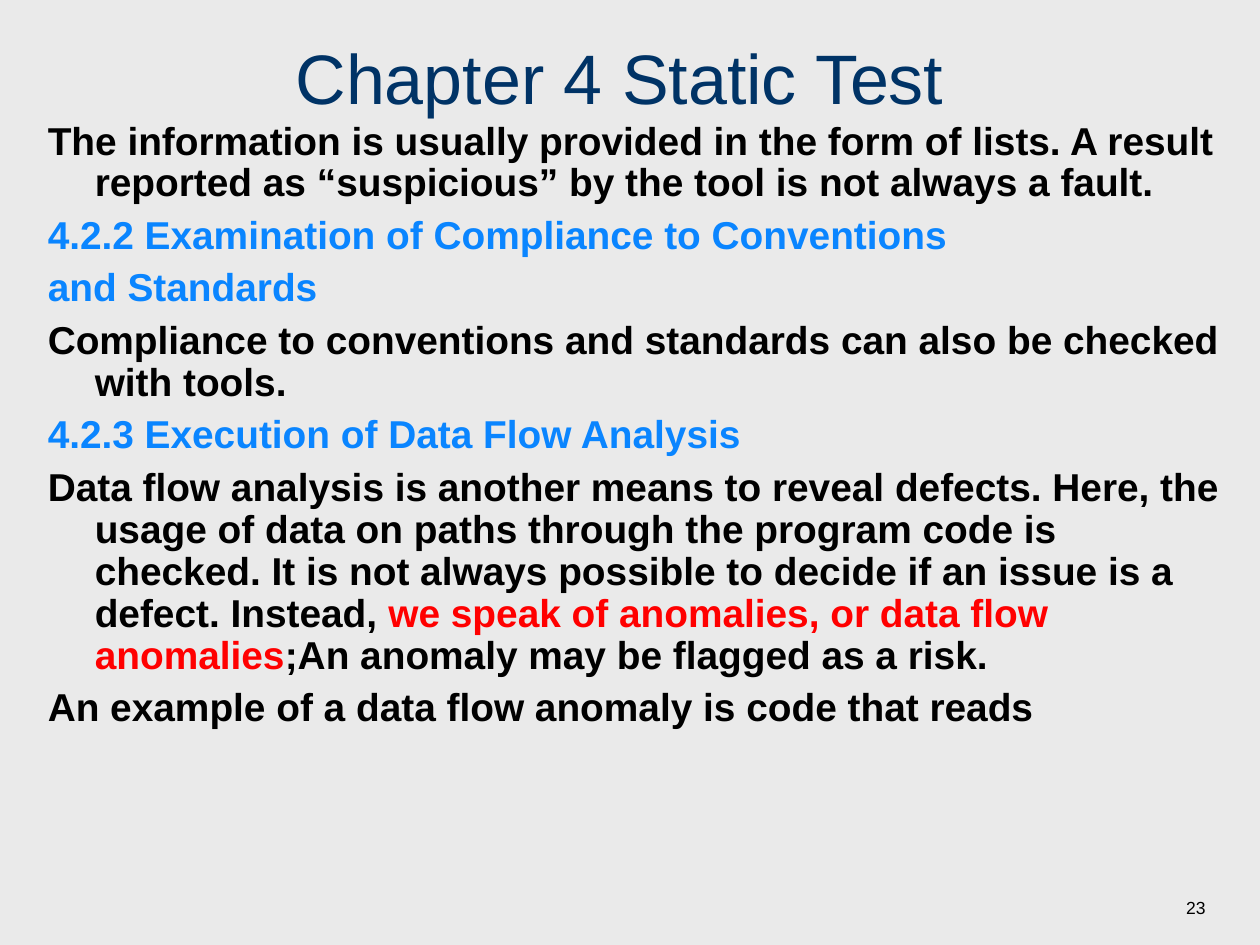
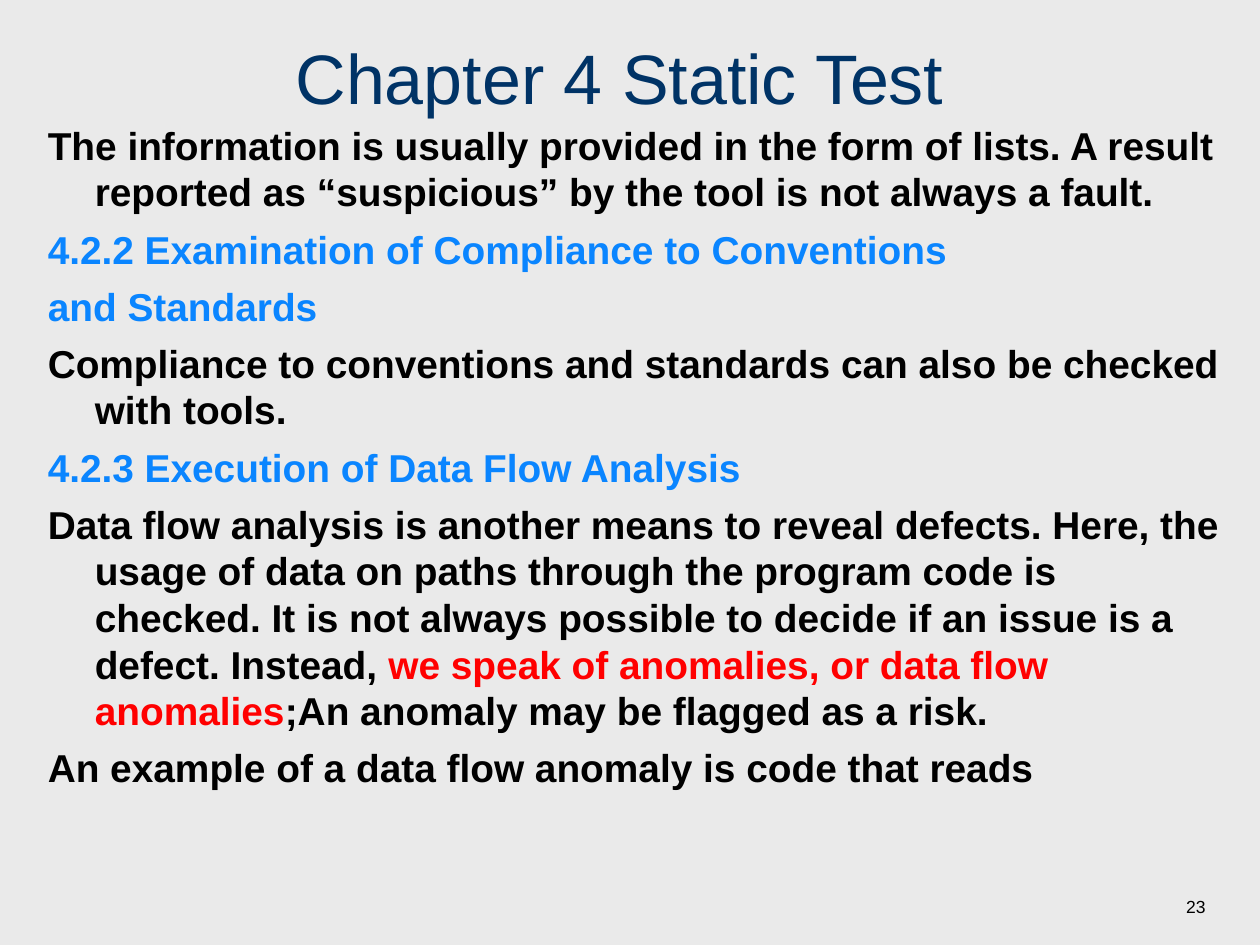
Before and after one commit to wu-hao-ze/All-assignments-and-projects-for-software-engineering-courses-at-Tongji-University, a slide deck: slide 23 of 软件测试/课件/Chapter 4 Static Test.ppt. Drawn at 1260x945 pixels with LibreOffice and Linux fonts; fonts in the diff are those of the drawing. Boxes give left, top, right and bottom in pixels: in the first picture for what was removed or moved away, otherwise in the second. Text is boxed around its words. In the diff, an @@ line names an element or a change of style, - is before the commit and + after.

```diff
--- a/软件测试/课件/Chapter 4 Static Test.ppt
+++ b/软件测试/课件/Chapter 4 Static Test.ppt
@@ text "The information is usually provided ..." at (48, 132, 1218, 790): line spacing 0.9 to 1 @@
```
Also in this commit, not shown: 14 other slides changed, 27 other files.
